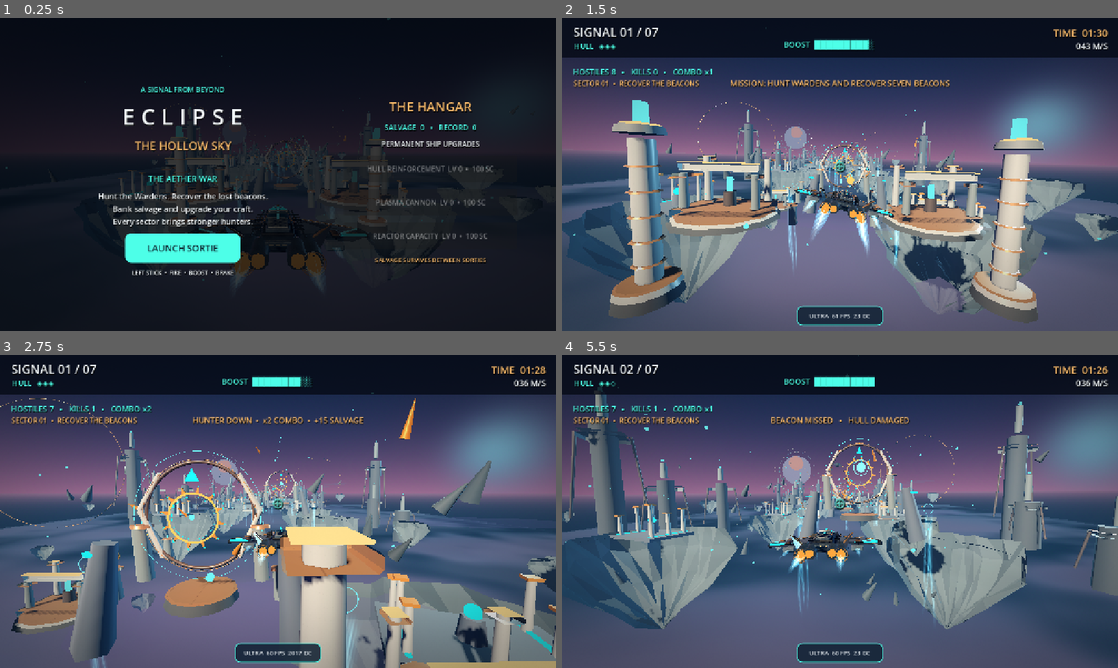
Above: before the commit, frames 1-4 (two rows, left to right).
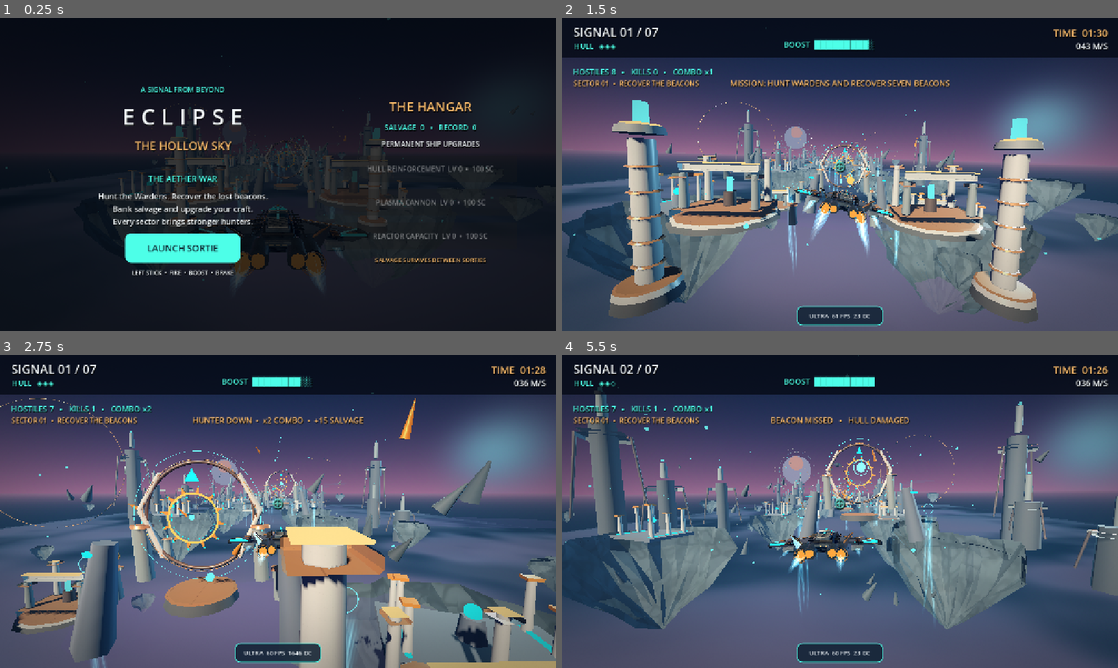
Above: after the commit, the same moments.

Repository: tpylman90-ctrl/Eclipse-The-Hollow-Sky
Game: Godot game, scene res://scenes/main.tscn
Same seed, same stepped clock (60 frames per second), same inputs: the game is played once before the commit and once after it.
Inputs (mouse positions are in pixels of both pictures, inside the frame that each line leads up to):
- Up to frame 1 (0.25 s): no input
- Up to frame 2 (1.5 s): click "LAUNCH SORTIE" at 0.5 s; tap Enter (start_game) at 1.25 s; move the mouse to (962, 158) at 1.27 s; hold D (steer_right) from 1.28 s (still down); hold Space (boost) from 1.28 s (still down); click (962, 158) at 1.42 s
- Up to frame 3 (2.75 s): release D (steer_right) at 2 s; release Space (boost) at 2 s; drag from (166, 527) to (250, 574) at 2.02 s
- Up to frame 4 (5.5 s): move the mouse to (895, 442) at 2.77 s; hold D (steer_right) 2.78-3.5 s; hold Enter (start_game) 2.78-3.5 s; drag from (812, 574) to (673, 464) at 3.52 s; move the mouse to (1006, 558) at 4.27 s; hold A (steer_left) 4.28-5 s; hold J (fire) 4.28-5 s; drag from (673, 464) to (756, 433) at 5.02 s

The runs differ from the first frame. In frame 1, less than 0.1% of the frame differs, in the area x 34-62%, y 44-66%; in frame 2, 6.4%; in frame 3, 4.2%; in frame 4, 7.8%, in the area x 1-100%, y 24-87%.

Commit message:
Connect prepacked mineral atlas to cliffs; halve sun shadow cascades and shorten shadow range

Diff:
--- a/scripts/sky_world.gd
+++ b/scripts/sky_world.gd
@@ -1,4 +1,6 @@
 extends Node3D
+
+const MineralAtlas = preload("res://scripts/mineral_atlas.gd")
 ## Deterministic, original world geometry. All meshes are made at runtime.
 
 const GATE_COUNT := 7
@@ -47,6 +49,7 @@
     var shader_asset := preload("res://shaders/strata.gdshader")
     var rock_shader := ShaderMaterial.new()
     rock_shader.shader = shader_asset
+    rock_shader.set_shader_parameter("mineral_atlas", MineralAtlas.get_atlas())
     rock_shader.set_shader_parameter("stone_tint", Color("#394b58"))
     rock_shader.set_shader_parameter("mineral_tint", Color("#6a7b83"))
     rock_shader.set_shader_parameter("stratum_frequency", 0.42)
@@ -54,6 +57,7 @@
     rock_material = rock_shader
     var cliff_shader := ShaderMaterial.new()
     cliff_shader.shader = shader_asset
+    cliff_shader.set_shader_parameter("mineral_atlas", MineralAtlas.get_atlas())
     cliff_shader.set_shader_parameter("stone_tint", Color("#384756"))
     cliff_shader.set_shader_parameter("mineral_tint", Color("#87918f"))
     cliff_shader.set_shader_parameter("stratum_frequency", 0.58)
@@ -122,10 +126,12 @@
     sun.light_color = Color("#ffcb93")
     sun.light_energy = 1.63
     sun.shadow_enabled = true
-    sun.directional_shadow_mode = DirectionalLight3D.SHADOW_PARALLEL_4_SPLITS
-    sun.directional_shadow_max_distance = 165.0
-    sun.directional_shadow_blend_splits = true
-    sun.shadow_blur = 1.35
+    sun.directional_shadow_mode = DirectionalLight3D.SHADOW_PARALLEL_2_SPLITS
+    sun.directional_shadow_max_distance = 120.0
+    sun.directional_shadow_split_1 = 0.24
+    sun.directional_shadow_fade_start = 0.64
+    sun.directional_shadow_blend_splits = false
+    sun.shadow_blur = 1.0
     add_child(sun)
     var fill := DirectionalLight3D.new()
     fill.rotation_degrees = Vector3(-8.0, 134.0, 0.0)
